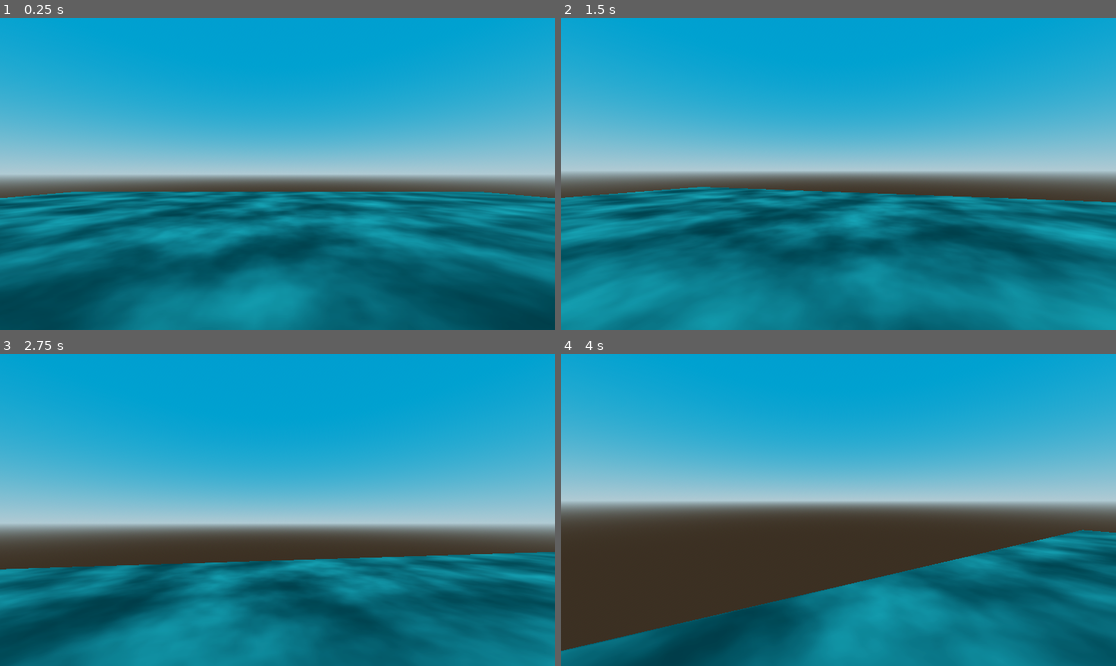
Above: before the commit, frames 1-4 (two rows, left to right).
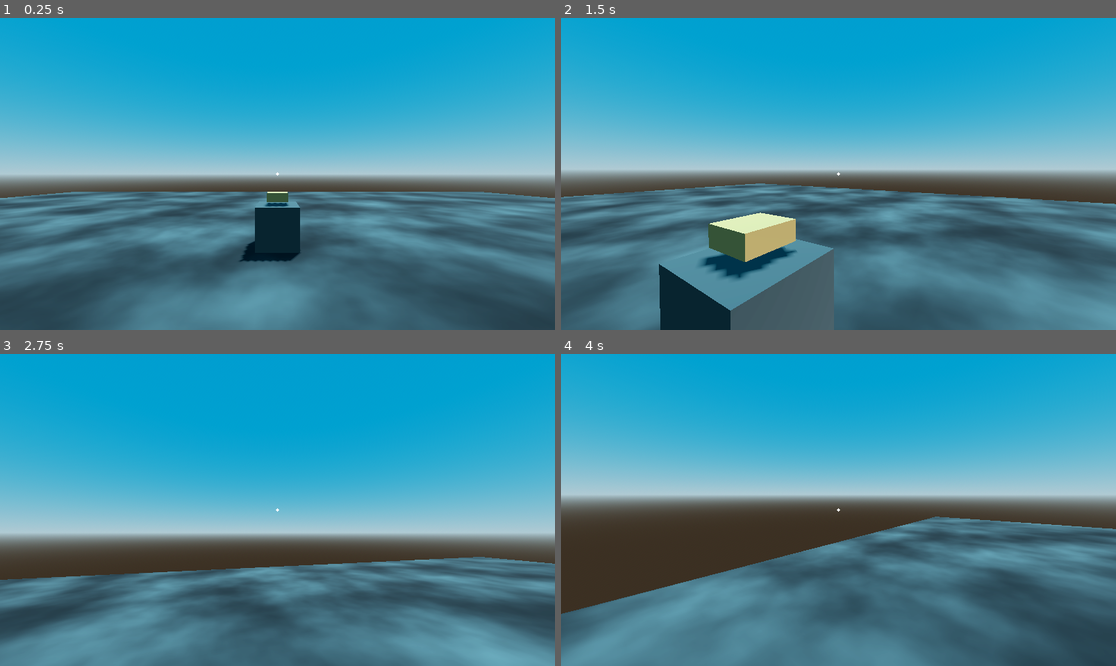
Above: after the commit, the same moments.

Repository: ZsoltHevesi/spooky-cooking-sim
Game: Godot game, scene res://3d_cooking/worlds/restaurant.tscn
The game is run twice, just before and just after one commit, with the same random seed, the same clock (stepped at 60 frames per second) and the same inputs. This scene is started directly instead of the project's main scene.
Inputs (mouse positions are in pixels of both pictures, inside the frame that each line leads up to):
- Up to frame 1 (0.25 s): no input
- Up to frame 2 (1.5 s): tap Enter at 0.5 s; move the mouse to (866, 174) at 0.52 s; hold W (move_forward) from 0.53 s (still down); tap E (interact) at 0.6, 1.35 s; click (866, 174) at 0.67 s; move the mouse to (810, 174) at 1.27 s; click (810, 174) at 1.42 s
- Up to frame 3 (2.75 s): keep holding W (move_forward); move the mouse to (288, 503) at 2.02 s; tap E (interact) at 2.1 s; click (288, 503) at 2.17 s
- Up to frame 4 (4 s): keep holding W (move_forward); move the mouse to (832, 516) at 2.77 s; tap E (interact) at 2.85, 3.6 s; click (832, 516) at 2.92 s; move the mouse to (877, 513) at 3.52 s; click (877, 513) at 3.67 s

The runs differ from the first frame. In frame 1, 44% of the frame differs, in the area x 0-100%, y 49-100%; in frame 2, 44%; in frame 3, 43%; in frame 4, 42%.

Commit message:
tried early implementation of interaction with stove

Diff:
--- a/3d_cooking/worlds/restaurant.tscn
+++ b/3d_cooking/worlds/restaurant.tscn
@@ -1,6 +1,8 @@
-[gd_scene load_steps=10 format=3 uid="uid://dlfrjnwd65y4m"]
+[gd_scene load_steps=15 format=3 uid="uid://dlfrjnwd65y4m"]
 
 [ext_resource type="PackedScene" uid="uid://i0wpxhmxkq6p" path="res://player/player.tscn" id="1_3xlh7"]
+[ext_resource type="PackedScene" uid="uid://t6g25kc7neum" path="res://3d_cooking/burger_top_bun.tscn" id="1_hfn3w"]
+[ext_resource type="Script" path="res://3d_cooking/worlds/stove_prototype.gd" id="2_gwrtu"]
 
 [sub_resource type="ProceduralSkyMaterial" id="ProceduralSkyMaterial_80w24"]
 sky_top_color = Color(4.33177e-06, 0.483109, 0.689181, 1)
@@ -33,14 +35,25 @@
 [sub_resource type="ConcavePolygonShape3D" id="ConcavePolygonShape3D_5lg2l"]
 data = PackedVector3Array(20, 0, 20, -20, 0, 20, 20, 0, -20, -20, 0, 20, -20, 0, -20, 20, 0, -20)
 
+[sub_resource type="BoxMesh" id="BoxMesh_1dita"]
+
+[sub_resource type="StandardMaterial3D" id="StandardMaterial3D_ox0yi"]
+albedo_color = Color(0.440979, 0.440979, 0.440979, 1)
+metallic = 1.0
+
+[sub_resource type="ConcavePolygonShape3D" id="ConcavePolygonShape3D_gjy78"]
+data = PackedVector3Array(-0.5, 0.5, 0.5, 0.5, 0.5, 0.5, -0.5, -0.5, 0.5, 0.5, 0.5, 0.5, 0.5, -0.5, 0.5, -0.5, -0.5, 0.5, 0.5, 0.5, -0.5, -0.5, 0.5, -0.5, 0.5, -0.5, -0.5, -0.5, 0.5, -0.5, -0.5, -0.5, -0.5, 0.5, -0.5, -0.5, 0.5, 0.5, 0.5, 0.5, 0.5, -0.5, 0.5, -0.5, 0.5, 0.5, 0.5, -0.5, 0.5, -0.5, -0.5, 0.5, -0.5, 0.5, -0.5, 0.5, -0.5, -0.5, 0.5, 0.5, -0.5, -0.5, -0.5, -0.5, 0.5, 0.5, -0.5, -0.5, 0.5, -0.5, -0.5, -0.5, 0.5, 0.5, 0.5, -0.5, 0.5, 0.5, 0.5, 0.5, -0.5, -0.5, 0.5, 0.5, -0.5, 0.5, -0.5, 0.5, 0.5, -0.5, -0.5, -0.5, 0.5, 0.5, -0.5, 0.5, -0.5, -0.5, -0.5, 0.5, -0.5, 0.5, 0.5, -0.5, -0.5, -0.5, -0.5, -0.5)
+
 [node name="world" type="Node3D"]
+
+[node name="BurgerTopBun" parent="." instance=ExtResource("1_hfn3w")]
+transform = Transform3D(1, 0, 0, 0, 1, 0, 0, 0, 1, 0, 1.2, -5)
 
 [node name="WorldEnvironment" type="WorldEnvironment" parent="."]
 environment = SubResource("Environment_r8jb6")
 
 [node name="DirectionalLight3D" type="DirectionalLight3D" parent="."]
 transform = Transform3D(-0.866025, -0.433013, 0.25, 0, 0.5, 0.866025, -0.5, 0.75, -0.433013, 0, 0, 0)
-light_color = Color(0.352941, 1, 1, 1)
 shadow_enabled = true
 
 [node name="CharacterBody3D" parent="." instance=ExtResource("1_3xlh7")]
@@ -53,3 +66,16 @@
 
 [node name="CollisionShape3D" type="CollisionShape3D" parent="floor/StaticBody3D"]
 shape = SubResource("ConcavePolygonShape3D_5lg2l")
+
+[node name="stove_prototype" type="MeshInstance3D" parent="." groups=["stove"]]
+transform = Transform3D(1, 0, 0, 0, 1, 0, 0, 0, 1, 0, 0.5, -5)
+mesh = SubResource("BoxMesh_1dita")
+surface_material_override/0 = SubResource("StandardMaterial3D_ox0yi")
+script = ExtResource("2_gwrtu")
+
+[node name="StaticBody3D" type="StaticBody3D" parent="stove_prototype"]
+collision_layer = 3
+collision_mask = 3
+
+[node name="CollisionShape3D" type="CollisionShape3D" parent="stove_prototype/StaticBody3D"]
+shape = SubResource("ConcavePolygonShape3D_gjy78")
--- /dev/null
+++ b/3d_cooking/worlds/stove_prototype.gd
@@ -0,0 +1,48 @@
+extends MeshInstance3D
+
+var grabbed_object = null
+var mouse = Vector2()
+const DIST = 1000
+const FIXED_Y = 1  # Set this to the desired Y position
+
+func use():
+	Input.mouse_mode = Input.MOUSE_MODE_VISIBLE
+
+func _process(delta: float) -> void:
+	if grabbed_object:
+		grabbed_object.position = get_grab_position()
+
+func _input(event: InputEvent) -> void:
+	if event is InputEventMouseMotion:
+		mouse = event.position
+	if event is InputEventMouseButton:
+		# Mouse pressed
+		if event.pressed and event.button_index == MOUSE_BUTTON_LEFT:
+			grabbed_object = get_grabbed_object(mouse)
+		# Mouse released
+		elif not event.pressed and event.button_index == MOUSE_BUTTON_LEFT:
+			grabbed_object = null
+
+func get_grabbed_object(mouse: Vector2):
+	var space = get_world_3d().direct_space_state
+	var start = get_viewport().get_camera_3d().project_ray_origin(mouse)
+	var end = get_viewport().get_camera_3d().project_ray_normal(mouse) * DIST + start
+	var params = PhysicsRayQueryParameters3D.new()
+	params.from = start
+	params.to = end
+
+	var result = space.intersect_ray(params)
+
+	if result.is_empty() == false:
+		return result.collider
+
+	return null
+
+func get_grab_position():
+	var start = get_viewport().get_camera_3d().project_ray_origin(mouse)
+	var direction = get_viewport().get_camera_3d().project_ray_normal(mouse)
+	var distance = (FIXED_Y - start.y) / direction.y
+	var pos = start + direction * distance
+	pos.y = FIXED_Y  # Lock the Y position
+
+	return pos
--- /dev/null
+++ b/player/hud.tscn
@@ -0,0 +1,23 @@
+[gd_scene load_steps=2 format=3 uid="uid://c3xs4nkbjqfux"]
+
+[ext_resource type="Script" path="res://player/reticle.gd" id="1_hncki"]
+
+[node name="HUD" type="Control"]
+layout_mode = 3
+anchors_preset = 15
+anchor_right = 1.0
+anchor_bottom = 1.0
+grow_horizontal = 2
+grow_vertical = 2
+mouse_filter = 2
+
+[node name="reticle" type="CenterContainer" parent="."]
+layout_mode = 1
+anchors_preset = 8
+anchor_left = 0.5
+anchor_top = 0.5
+anchor_right = 0.5
+anchor_bottom = 0.5
+grow_horizontal = 2
+grow_vertical = 2
+script = ExtResource("1_hncki")
--- /dev/null
+++ b/player/interaction_raycast.gd
@@ -0,0 +1,7 @@
+extends RayCast3D
+
+func _physics_process(delta):
+	if is_colliding():
+		if Input.is_action_just_released("interact"):
+			if get_collider().is_in_group("stove"):
+				get_collider().use()
--- a/player/player.tscn
+++ b/player/player.tscn
@@ -1,6 +1,8 @@
-[gd_scene load_steps=3 format=3 uid="uid://i0wpxhmxkq6p"]
+[gd_scene load_steps=5 format=3 uid="uid://i0wpxhmxkq6p"]
 
 [ext_resource type="Script" path="res://player/player.gd" id="1_xr0jd"]
+[ext_resource type="PackedScene" uid="uid://c3xs4nkbjqfux" path="res://player/hud.tscn" id="2_p0r0y"]
+[ext_resource type="Script" path="res://player/interaction_raycast.gd" id="3_tkynn"]
 
 [sub_resource type="CapsuleShape3D" id="CapsuleShape3D_nplg1"]
 
@@ -9,10 +11,17 @@
 script = ExtResource("1_xr0jd")
 CAMERA_CONTROLLER = NodePath("camera_node/Camera3D")
 
+[node name="HUD" parent="." instance=ExtResource("2_p0r0y")]
+
 [node name="CollisionShape3D" type="CollisionShape3D" parent="."]
 shape = SubResource("CapsuleShape3D_nplg1")
 
 [node name="camera_node" type="Node3D" parent="."]
 transform = Transform3D(1, 0, 0, 0, 1, 0, 0, 0, 1, 0, 0.75, 0)
 
+[node name="interaction_raycast" type="RayCast3D" parent="camera_node"]
+target_position = Vector3(0, 0, -1)
+collision_mask = 3
+script = ExtResource("3_tkynn")
+
 [node name="Camera3D" type="Camera3D" parent="camera_node"]
--- /dev/null
+++ b/player/reticle.gd
@@ -0,0 +1,11 @@
+extends CenterContainer
+
+@export var DOT_RADIUS : float = 5.0
+@export var DOT_COLOR : Color = Color.WHITE
+
+# Called when the node enters the scene tree for the first time.
+func _ready():
+	queue_redraw()
+
+func _draw():
+	draw_circle(Vector2(0.0, 0.0), DOT_RADIUS, DOT_COLOR)
--- a/project.godot
+++ b/project.godot
@@ -14,6 +14,11 @@
 run/main_scene="res://3d_cooking/3d_testScene.tscn"
 config/features=PackedStringArray("4.3", "GL Compatibility")
 config/icon="res://icon.svg"
+
+[display]
+
+window/size/viewport_width=1920
+window/size/viewport_height=1080
 
 [dotnet]
 
